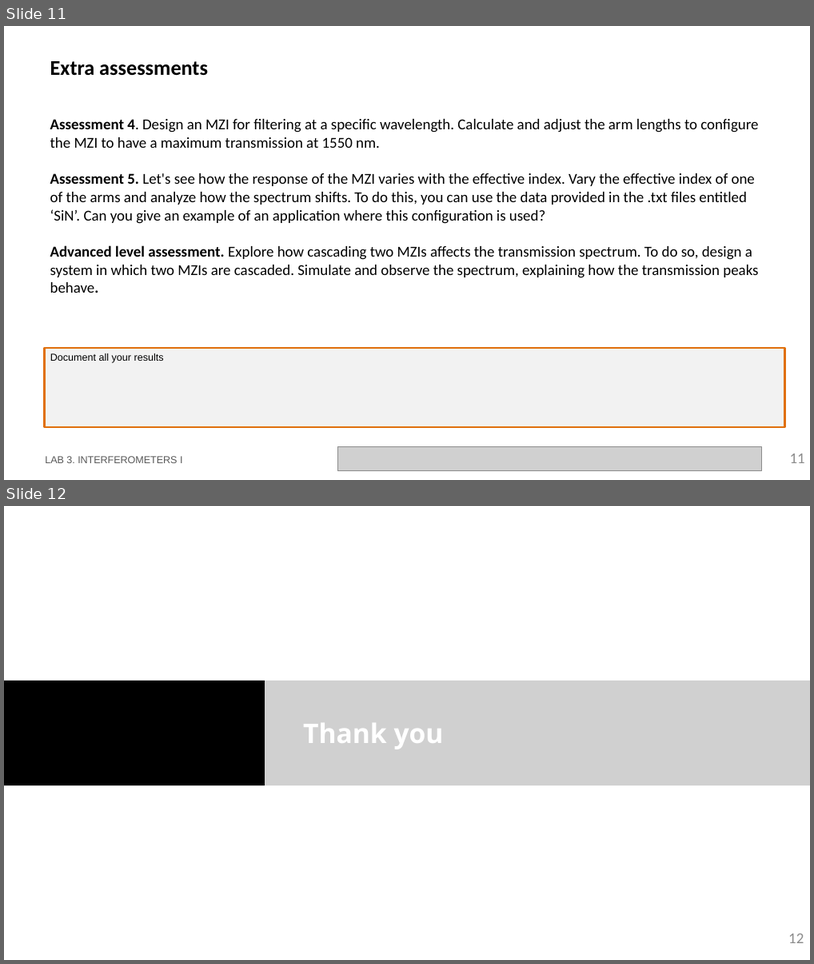
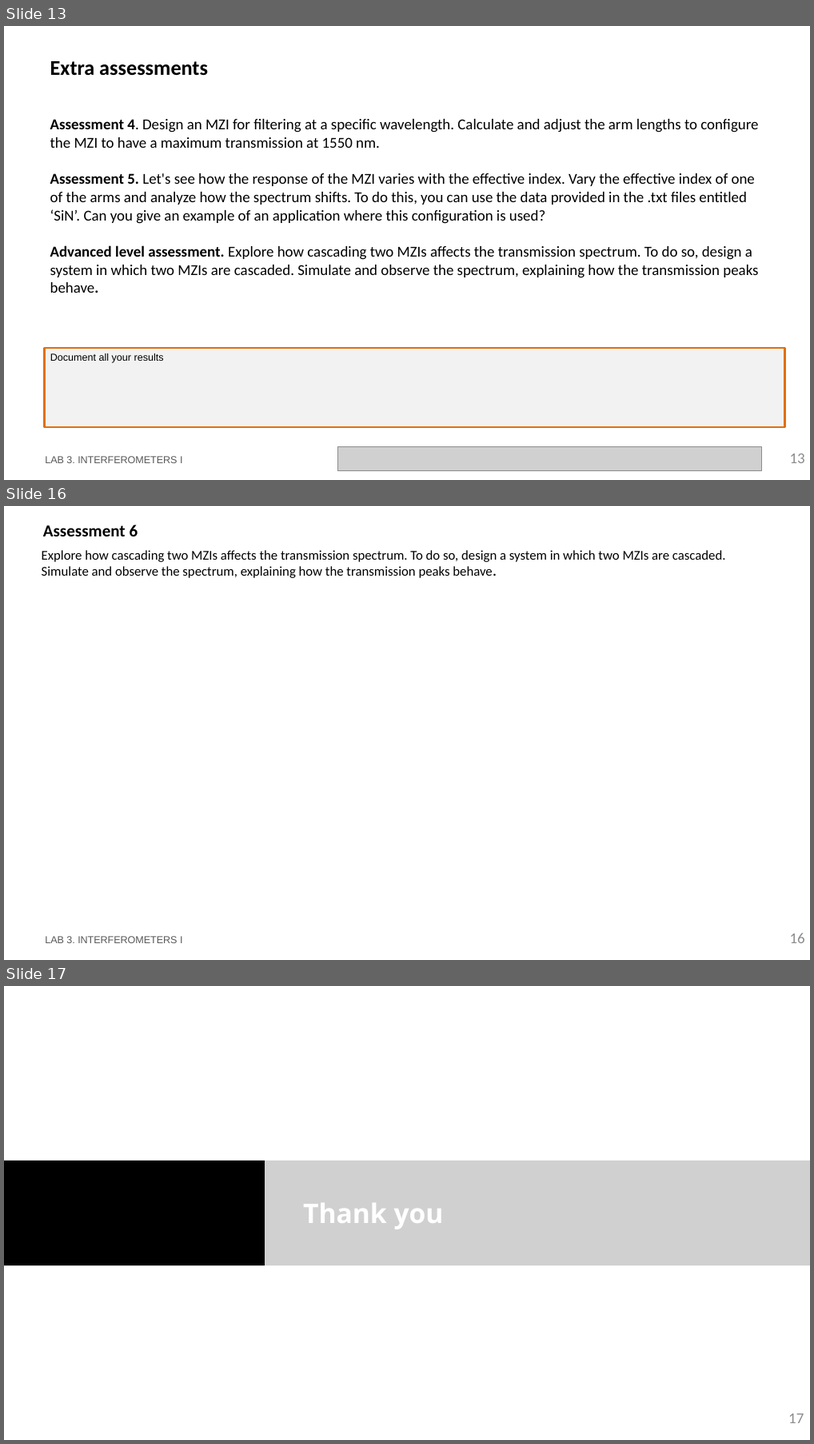
Before and after one commit to snacmuo/pic-upv-lab3, a slide deck: LabBook_3.pptx. Shown one above the other, each under a label of ours: slides 11 and 12 before the commit, slides 13, 16 and 17 after it; the slides between them are not shown. The pictures are 814x964 and 814x1444 pixels, drawn with LibreOffice and Linux fonts; fonts in the diff are those of the drawing; grey boxes stand for pictures; background and template pictures are left out. Boxes give left, top, right and bottom in pixels: in the first picture for what was removed or moved away, otherwise in the second. Text is boxed around its words. In the diff, an @@ line names an element or a change of style, - is before the commit and + after.

```diff
--- a/LabBook_3.pptx
+++ b/LabBook_3.pptx
@@ slide 16 added at [4,506,810,960], background #FFFFFF @@
@@ title added at [43,524,138,536], 20 pt, text #000000, bold @@
+Assessment 6
@@ text added at [42,550,726,578], 16 pt, text #000000 @@
+Explore how cascading two MZIs affects the transmission spectrum. To do so, design a system in which two MZIs are cascaded. Simulate and observe the spectrum, explaining how the transmission peaks behave.
@@ text added at [45,936,182,943], 12 pt, text #585858 @@
+LAB 3. INTERFEROMETERS I
@@ page number added at [790,932,806,943], 18 pt, text #8C8C8C @@
+16
@@ what was slide 11 is now slide 13 @@
@@ page number at [790,453,806,463]: text changed @@
-11
+13
@@ what was slide 12 is now slide 17 @@
@@ page number at [789,1413,804,1423]: text changed @@
-12
+17
```
Also in this commit, not shown: 4 slides changed, 4 other slides added, 1 other file.
